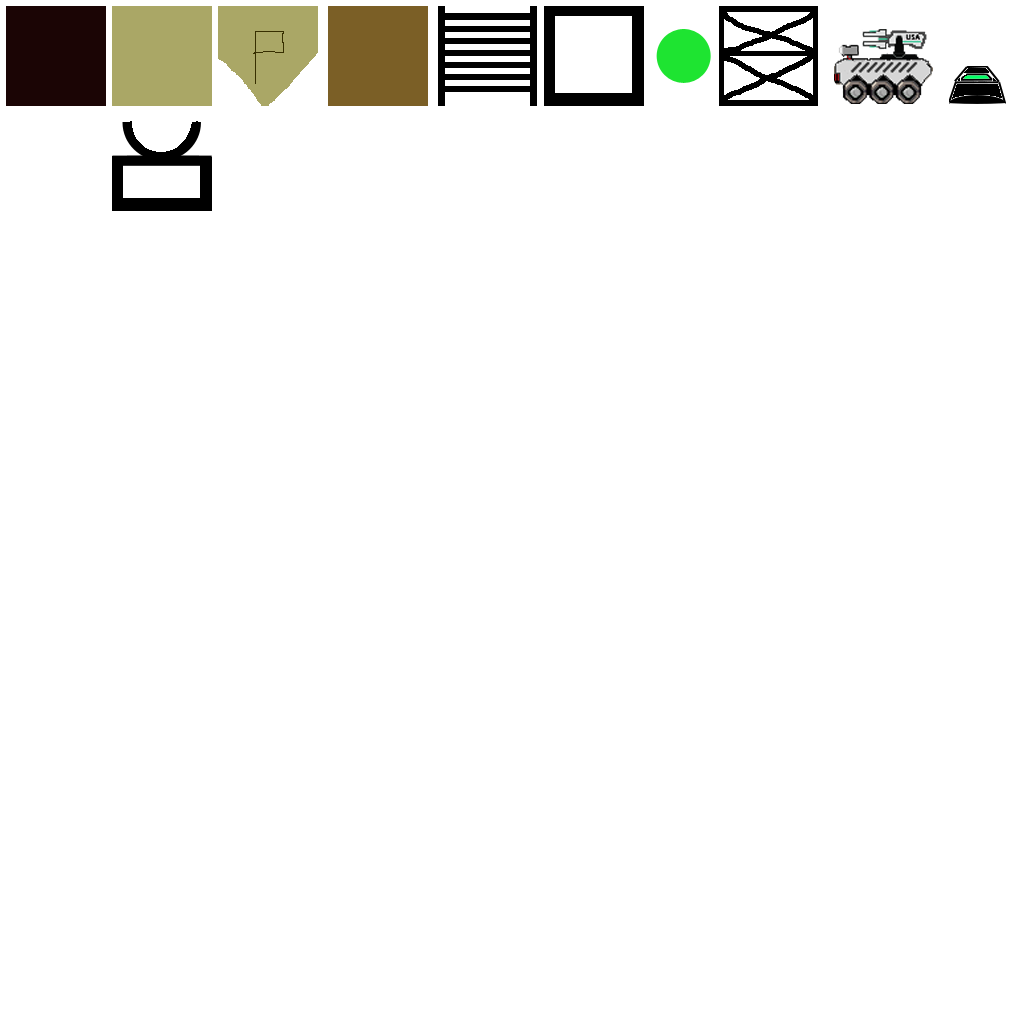
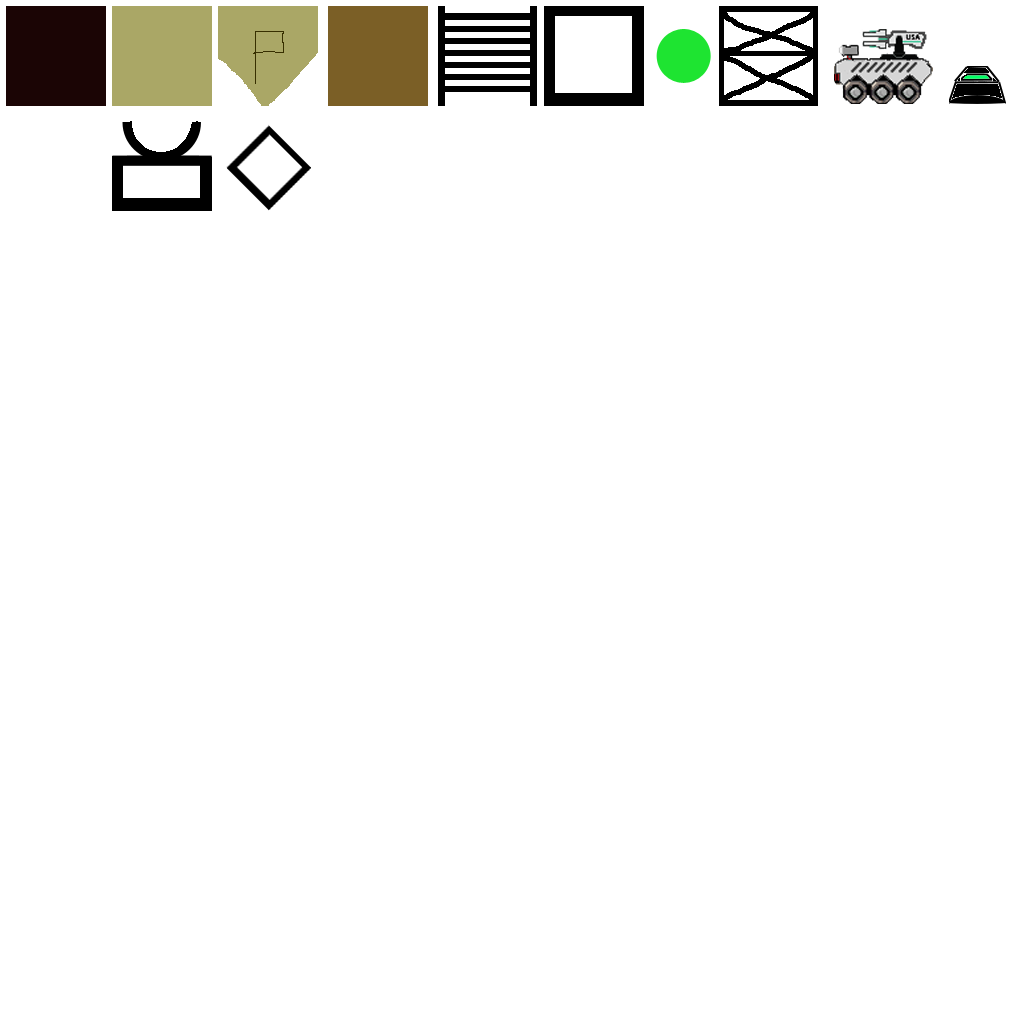
Layered file, before and after one edit (1024x1024). Changes by layer:
added layer "Factory copy" above "Factory" over bbox(226, 124, 311, 211)
